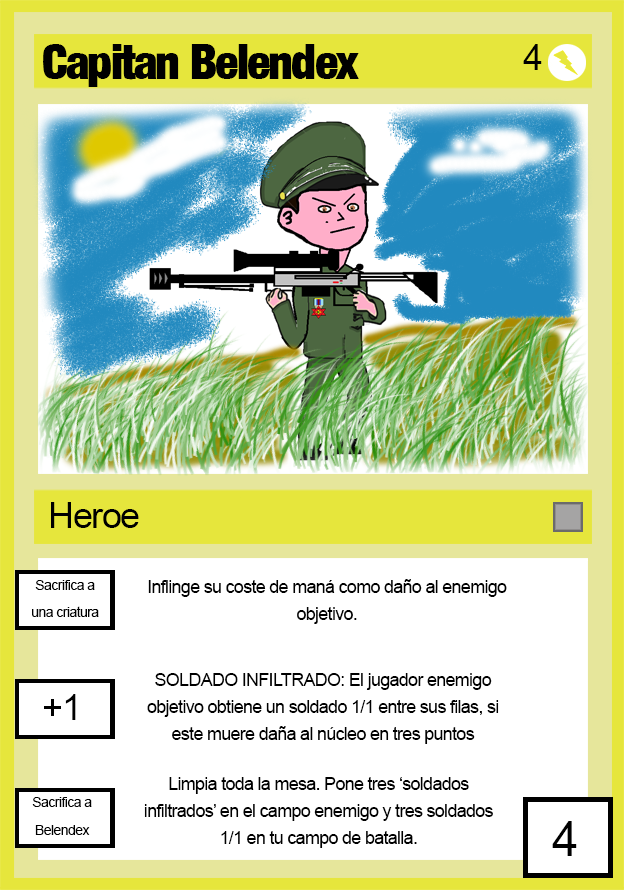
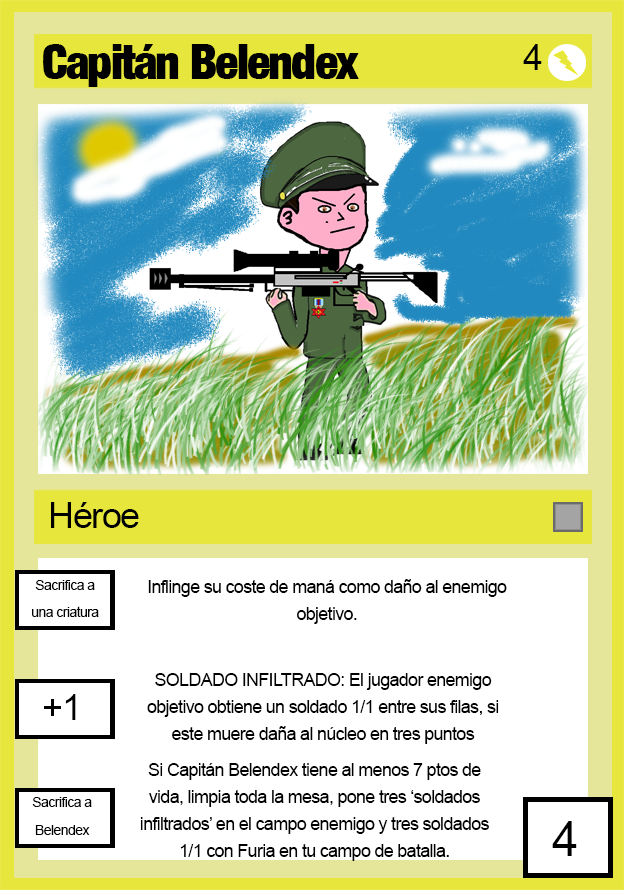
Two versions of the same layered image (624px x 890px). Layer-by-layer changes:
renamed "Capitan Belendex" to "Capitán Belendex", painted on it over [137, 44, 154, 68]
renamed "Heroe" to "Héroe", painted on it over [74, 502, 92, 527]
renamed "Limpia toda la mesa. Pone tres ‘soldados infiltrados’ en el cam" to "Si Capitán Belendex tiene al menos 7 ptos de vida, limpia toda", painted on it over [140, 763, 493, 861]
